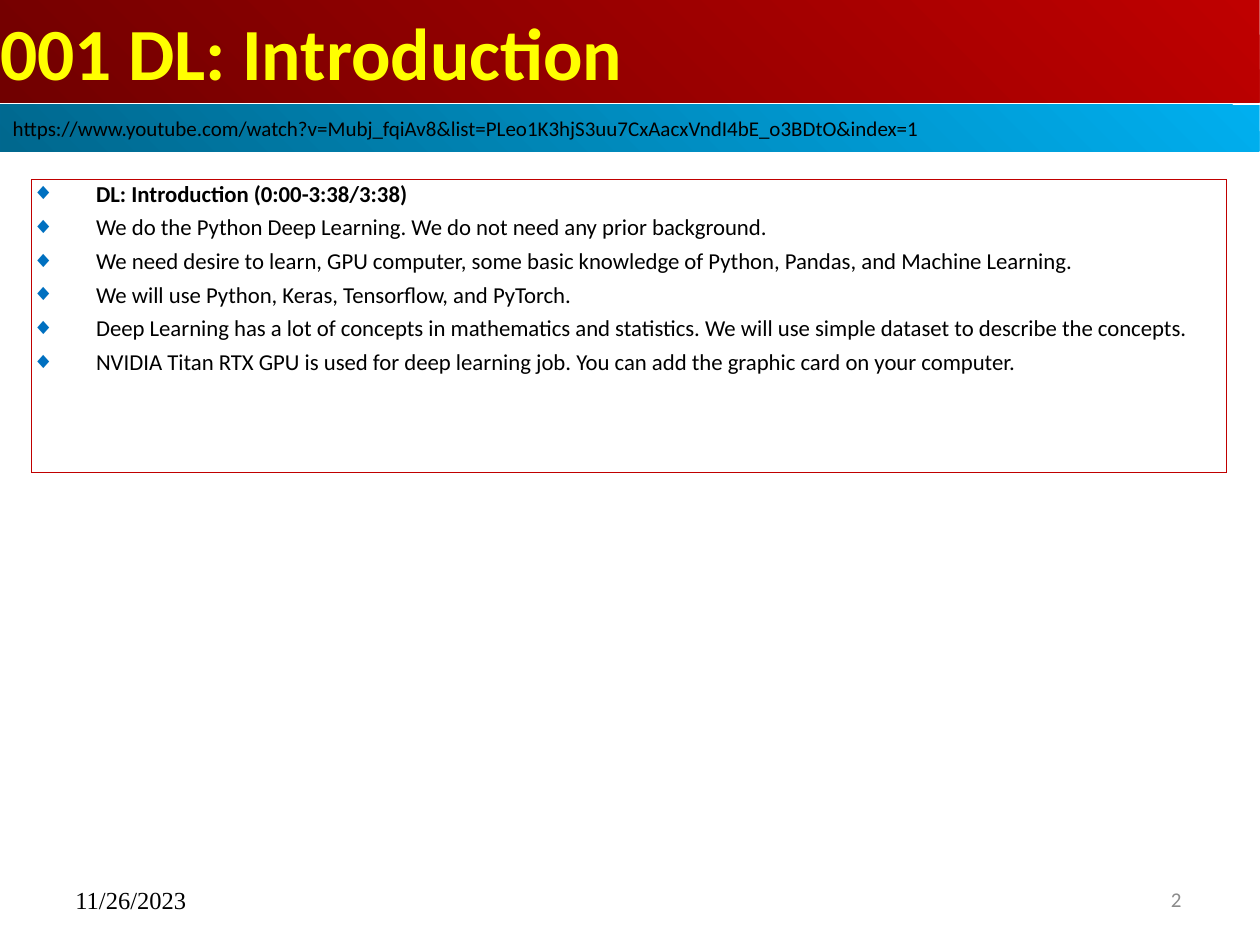
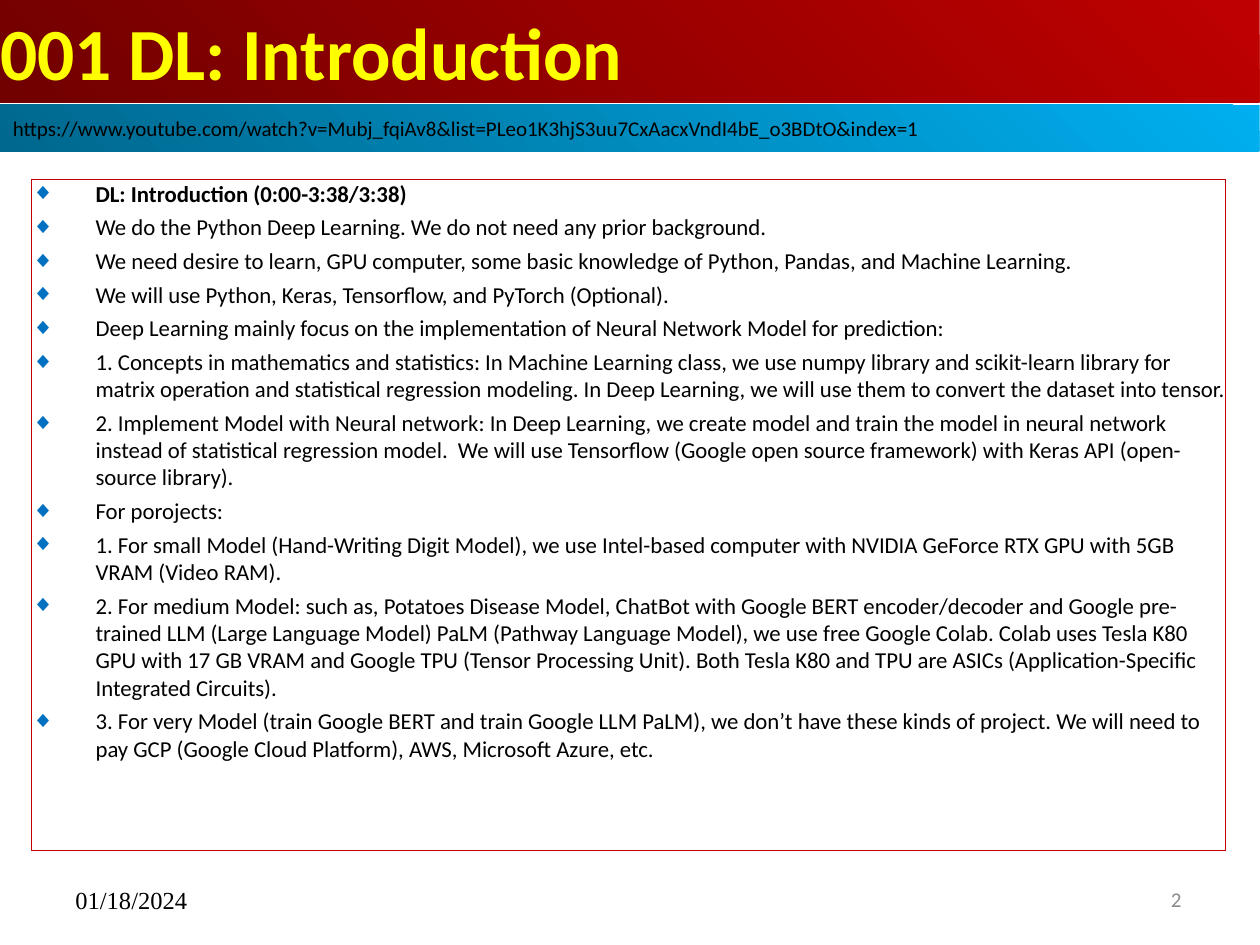
Before and after one commit to peterhchen/AIU_CS512_DL, a slide deck: slide 2 of 000_Lecture_Project/w01_Intro/01_Intro.pptx. Drawn at 1260x945 pixels with LibreOffice and Linux fonts; fonts in the diff are those of the drawing. Boxes give left, top, right and bottom in pixels: in the first picture for what was removed or moved away, otherwise in the second. Text is boxed around its words. In the diff, an @@ line names an element or a change of style, - is before the commit and + after.

```diff
--- a/000_Lecture_Project/w01_Intro/01_Intro.pptx
+++ b/000_Lecture_Project/w01_Intro/01_Intro.pptx
@@ subtitle "DL: Introduction (0:00-3:38/3:38)": place and size @@
-subtitle "DL: Introduction (0:00-3:38/3:38)" at [32, 179, 1226, 472]
+subtitle "DL: Introduction (0:00-3:38/3:38)" at [32, 179, 1226, 850]
@@ subtitle at [96, 286, 1224, 761]: text changed @@
-◆ We will use Python, Keras, Tensorflow, and PyTorch.
-◆ Deep Learning has a lot of concepts in mathematics and statistics. We will use simple dataset to describe the concepts.
-◆ NVIDIA Titan RTX GPU is used for deep learning job. You can add the graphic card on your computer.
+◆ We will use Python, Keras, Tensorflow, and PyTorch (Optional).
+◆ Deep Learning mainly focus on the implementation of Neural Network Model for prediction:
+◆ 1. Concepts in mathematics and statistics: In Machine Learning class, we use numpy library and scikit-learn library for matrix operation and statistical regression modeling. In Deep Learning, we will use them to convert the dataset into tensor.
+◆ 2. Implement Model with Neural network: In Deep Learning, we create model and train the model in neural network instead of statistical regression model. We will use Tensorflow (Google open source framework) with Keras API (open-source library).
+◆ For porojects:
+◆ 1. For small Model (Hand-Writing Digit Model), we use Intel-based computer with NVIDIA GeForce RTX GPU with 5GB VRAM (Video RAM).
+◆ 2. For medium Model: such as, Potatoes Disease Model, ChatBot with Google BERT encoder/decoder and Google pre-trained LLM (Large Language Model) PaLM (Pathway Language Model), we use free Google Colab. Colab uses Tesla K80 GPU with 17 GB VRAM and Google TPU (Tensor Processing Unit). Both Tesla K80 and TPU are ASICs (Application-Specific Integrated Circuits).
+◆ 3. For very Model (train Google BERT and train Google LLM PaLM), we don’t have these kinds of project. We will need to pay GCP (Google Cloud Platform), AWS, Microsoft Azure, etc.
@@ text at [75, 892, 187, 910]: text changed @@
-11/26/2023
+01/18/2024
```
Also in this commit, not shown: 2 other slides changed.
